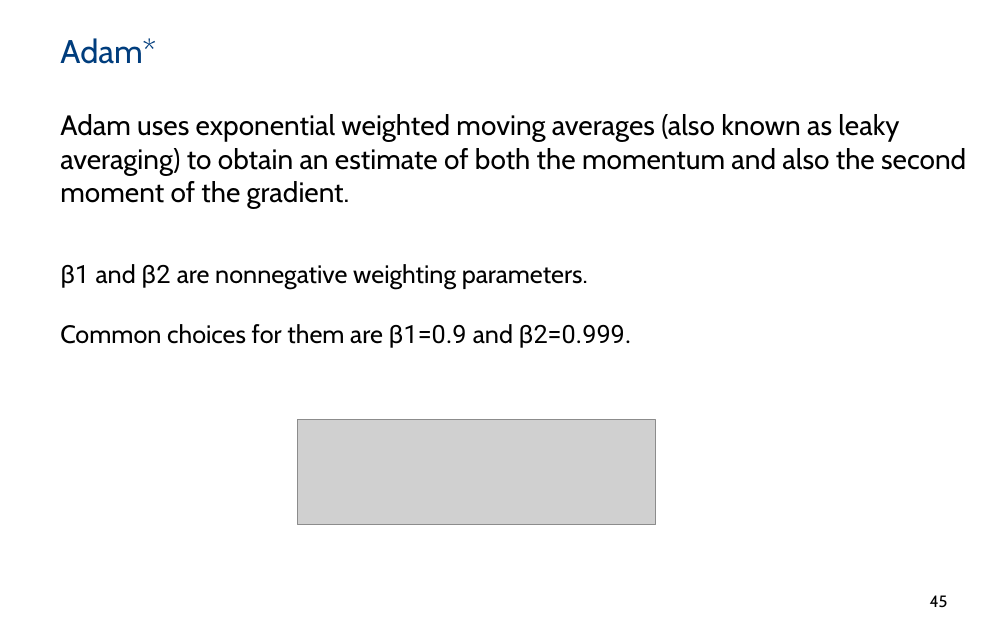
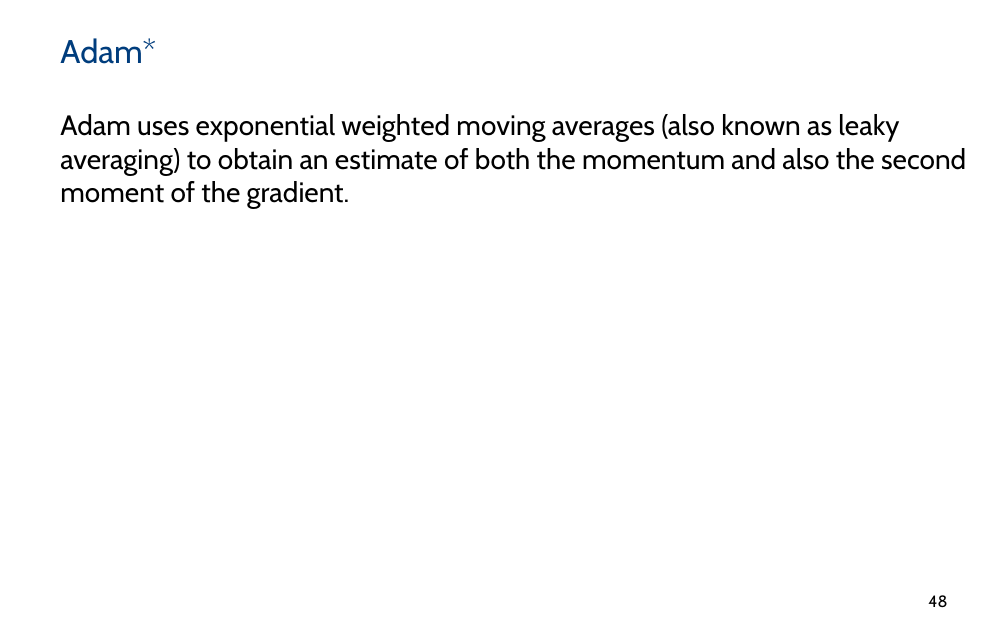
Before and after one commit to PBarnaghi/ML4NS, a slide deck: slide 48 of 06- Neural Networks/ML4NuerScience_NeuralNets.pptx (slide 45 before the commit). Drawn at 1008x630 pixels with LibreOffice and Linux fonts; fonts in the diff are those of the drawing; grey boxes stand for pictures; background and template pictures are left out. Boxes give left, top, right and bottom in pixels: in the first picture for what was removed or moved away, otherwise in the second. Text is boxed around its words. In the diff, an @@ line names an element or a change of style, - is before the commit and + after.

Commit message:
Add slides on Newton's method to further reading and updates momentum and adam (slides 40-50)

```diff
--- a/06- Neural Networks/ML4NuerScience_NeuralNets.pptx
+++ b/06- Neural Networks/ML4NuerScience_NeuralNets.pptx
@@ text removed at [60,264,632,348] @@
-β1 and β2 are nonnegative weighting parameters.
-Common choices for them are β1=0.9 and β2=0.999.
@@ picture removed at [297,420,656,525] @@
@@ page number at [928,595,947,608]: text changed @@
-45
+48
```
Also in this commit, not shown: 6 other slides changed, 7 slides added, 1 slide removed, 1 other file.
